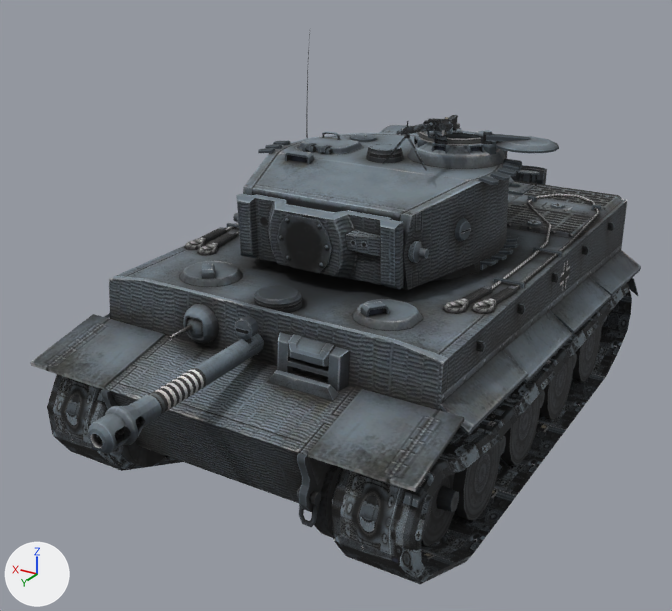
Before and after pictures for a commit that changed the FBX model Tank3D/Tank3DContent/Modèles/Veteran Tiger Body.FBX.
Before and after are seen from a 50 mm lens placed at (-1.3, 2.42, 1.55), pointed at (0.02, 0.22, 0.46). The lights are fixed; the arrows at lower left show +X, +Y and +Z. Where no turn or scale is listed for an object, it has been applied to the vertices.

Objects in the first picture: 'Canon', 'Roues', 'Tour'.
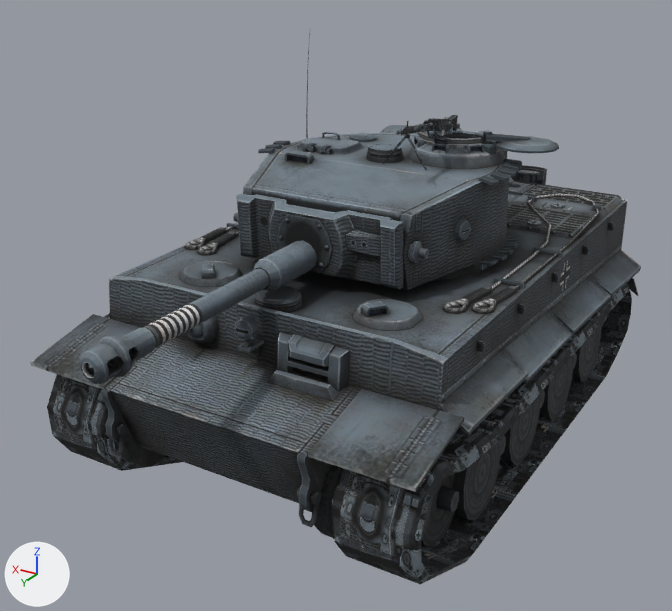
The change, as JSON lines over the scene's bpy script:
```json
{"op": "set", "path": "ob_canon.location", "old": "(-0.019, -0.002, -0.166)", "new": "(-0.019, -0.002, 0.0)"}
```

Where the change shows, as pixel boxes (x1, y1, x2, y2) in the pictures (672 x 611 px):
```json
{"object": "Canon", "change": "moved", "before": [88, 334, 264, 454], "after": [80, 240, 317, 384]}
```
